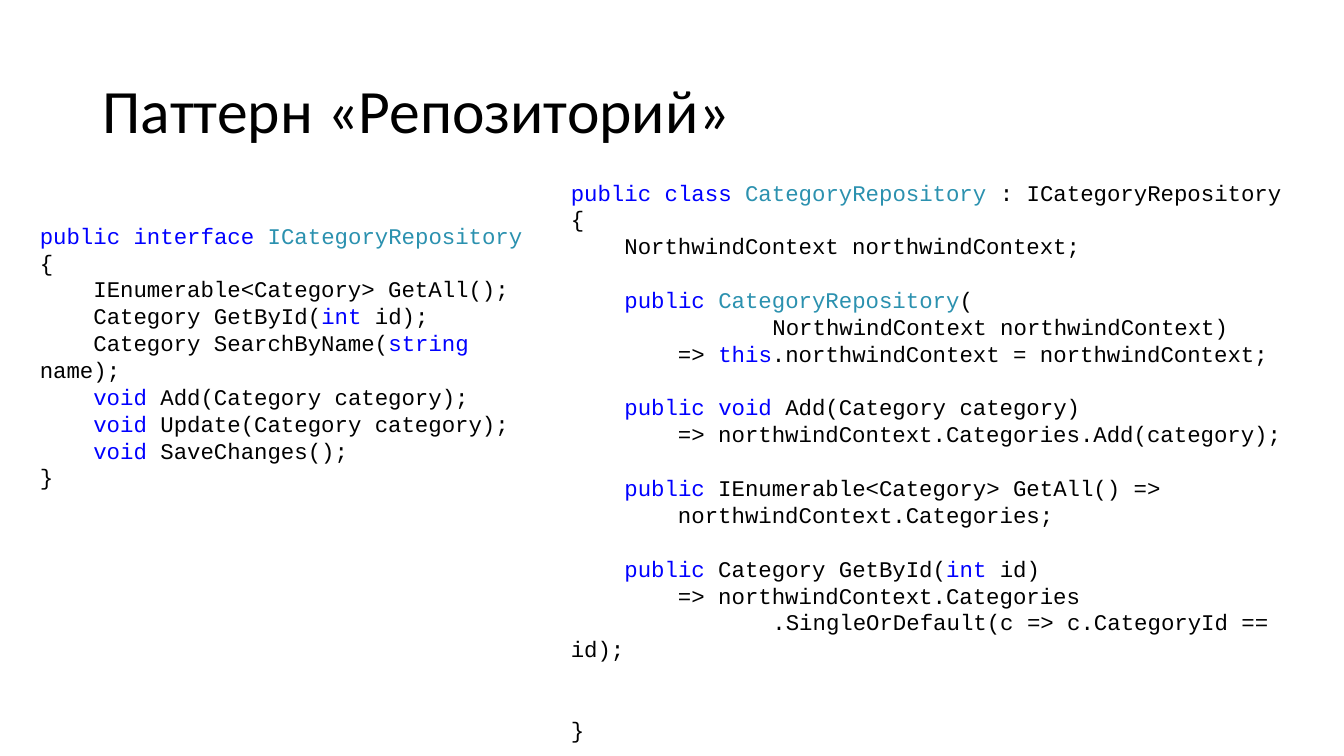
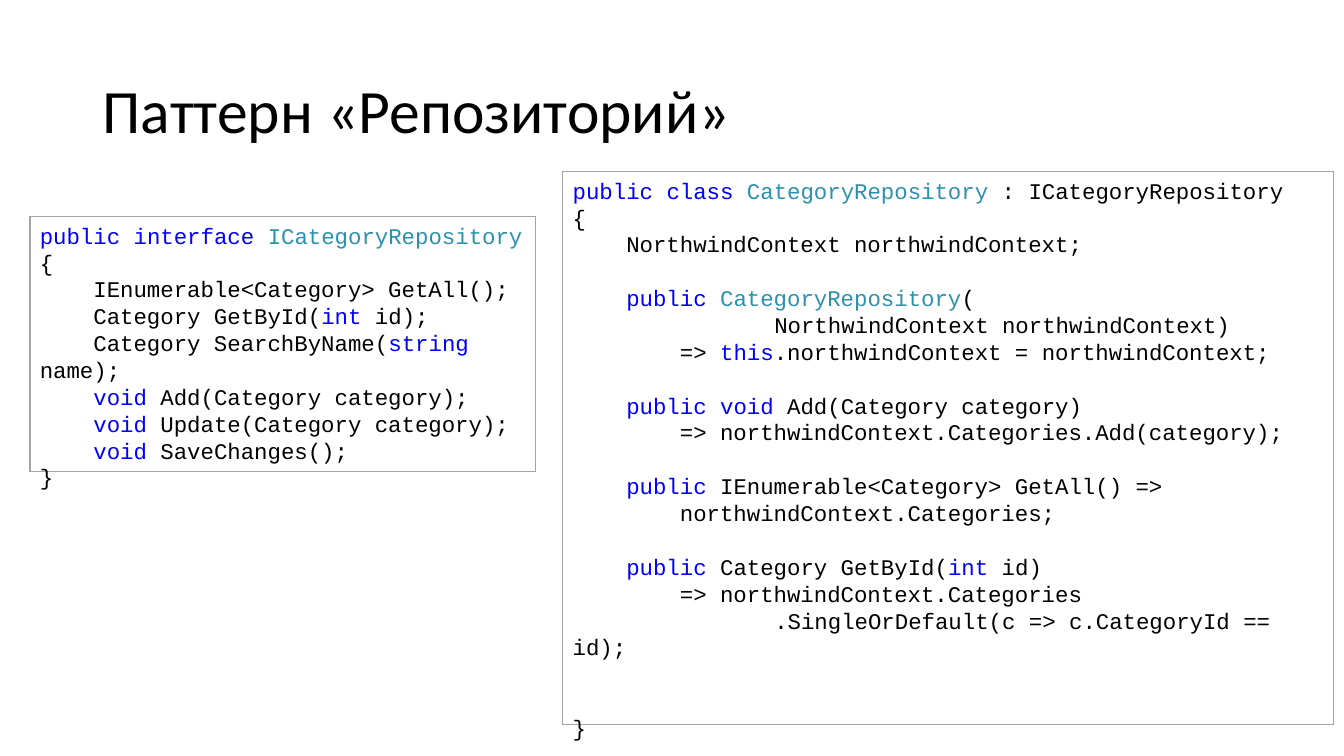
Before and after one commit to MihailRomanov/DevTools_Course, a slide deck: slide 6 of Lections/04_Integration_tests.pptx. Drawn at 1344x756 pixels with LibreOffice and Linux fonts; fonts in the diff are those of the drawing. Boxes give left, top, right and bottom in pixels: in the first picture for what was removed or moved away, otherwise in the second. Text is boxed around its words. In the diff, an @@ line names an element or a change of style, - is before the commit and + after.

```diff
--- a/Lections/04_Integration_tests.pptx
+++ b/Lections/04_Integration_tests.pptx
@@ rectangle "public class CategoryRepository : ICategoryRepository" resized from (x1=571, y1=184, x2=1282, y2=662) to (x1=563, y1=171, x2=1334, y2=725) @@
@@ rectangle "public class CategoryRepository : ICategoryRepository" at (x1=563, y1=171, x2=1334, y2=725): fill none to #FFFFFF; outline none to #A5A5A5 1 pt @@
@@ rectangle "public interface ICategoryRepository" at (x1=30, y1=217, x2=536, y2=471): fill none to #FFFFFF; outline none to #A5A5A5 1 pt @@
@@ rectangle "public interface ICategoryRepository" resized from (x1=40, y1=228, x2=523, y2=464) to (x1=30, y1=217, x2=536, y2=471) @@
```
Also in this commit, not shown: 4 other slides changed, 5 slides added, 5 other files.
